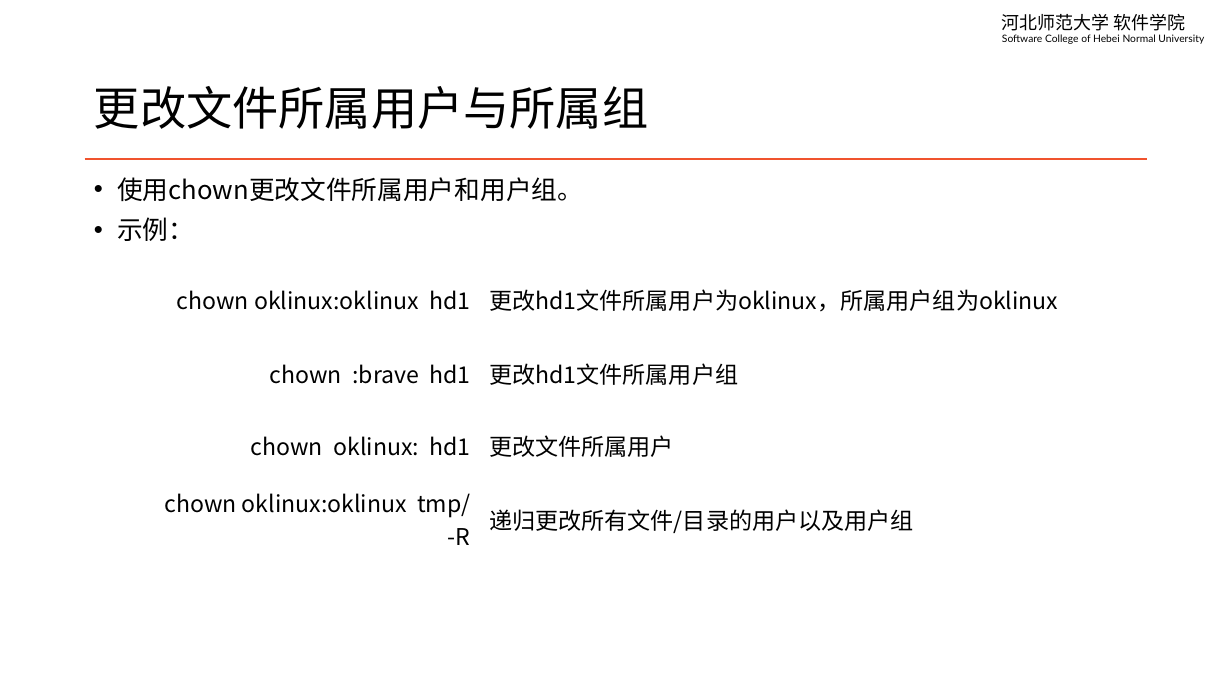
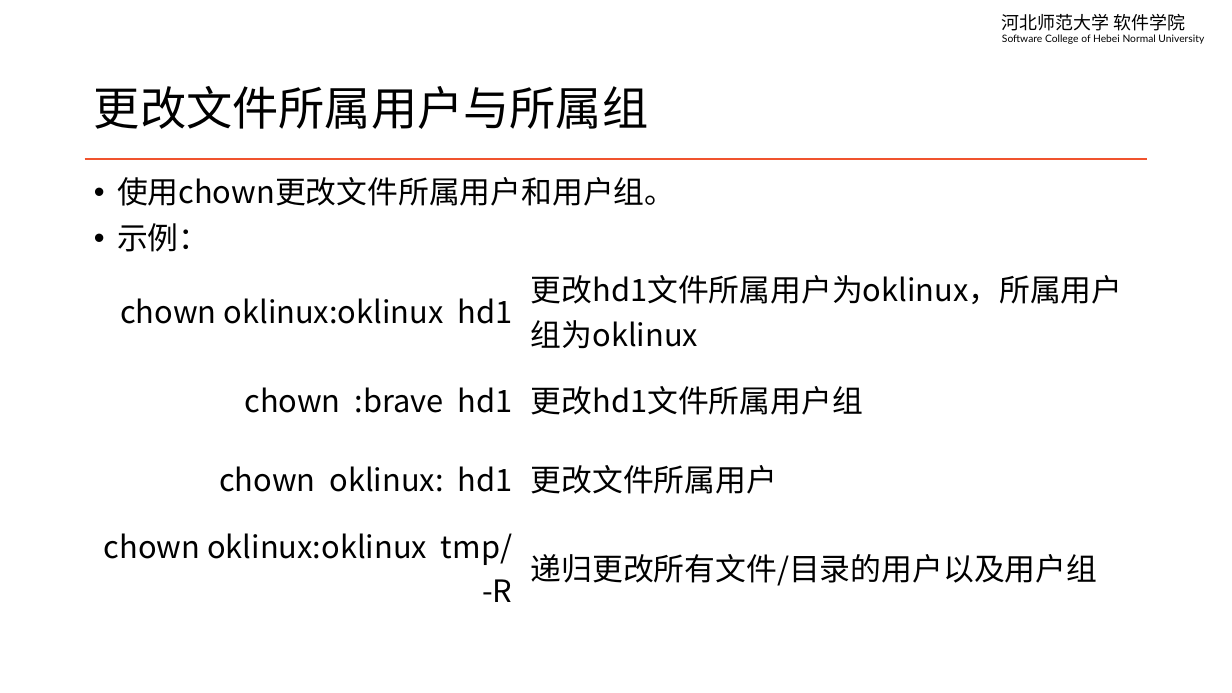
Before and after one commit to edu2act/course-linux-system, a slide deck: slide 11 of materials/slides/ch08-file-management.pptx (slide 10 before the commit). Drawn at 1232x693 pixels with LibreOffice and Linux fonts; fonts in the diff are those of the drawing. Boxes give left, top, right and bottom in pixels: in the first picture for what was removed or moved away, otherwise in the second. Text is boxed around its words. In the diff, an @@ line names an element or a change of style, - is before the commit and + after.

```diff
--- a/materials/slides/ch08-file-management.pptx
+++ b/materials/slides/ch08-file-management.pptx
@@ text "使用chown更改文件所属用户和用户组。" at (x1=117, y1=177, x2=675, y2=252): size 20 to 24 pt @@
@@ table at (x1=85, y1=262, x2=1148, y2=606) @@
@@ size 18 to 24 pt @@
@@ table resized from (x1=132, y1=262, x2=1086, y2=549) to (x1=85, y1=262, x2=1148, y2=606) @@
```
Also in this commit, not shown: 10 other slides changed, 2 slides added, 2 other files.
